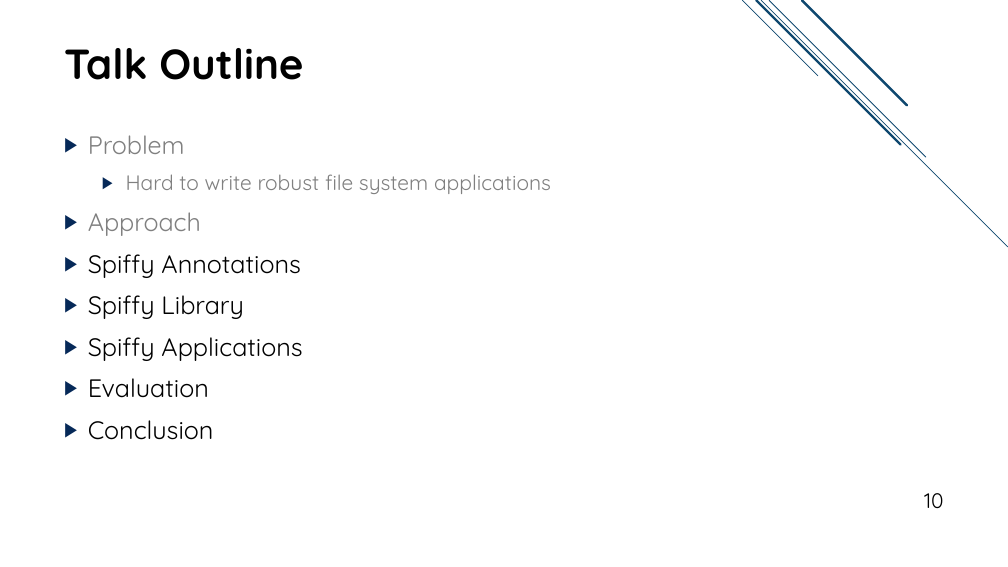
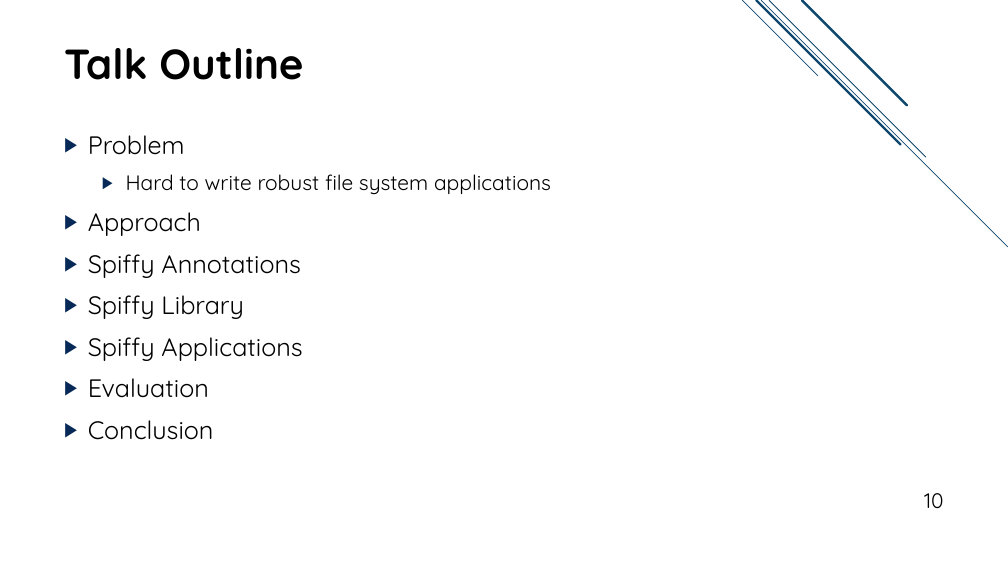
Before and after one commit to jacksun007/spiffy-paper, a slide deck: slide 10 of talk/spiffy_talk.pptx. Drawn at 1008x567 pixels with LibreOffice and Linux fonts; fonts in the diff are those of the drawing. Boxes give left, top, right and bottom in pixels: in the first picture for what was removed or moved away, otherwise in the second. Text is boxed around its words. In the diff, an @@ line names an element or a change of style, - is before the commit and + after.

```diff
--- a/talk/spiffy_talk.pptx
+++ b/talk/spiffy_talk.pptx
@@ text at bbox=[88, 135, 551, 236]: text colour #808080 to #000000 in "Problem", "Hard to write robust file system applications", "Approach" @@
```
Also in this commit, not shown: 21 other slides changed, 2 slides added.
